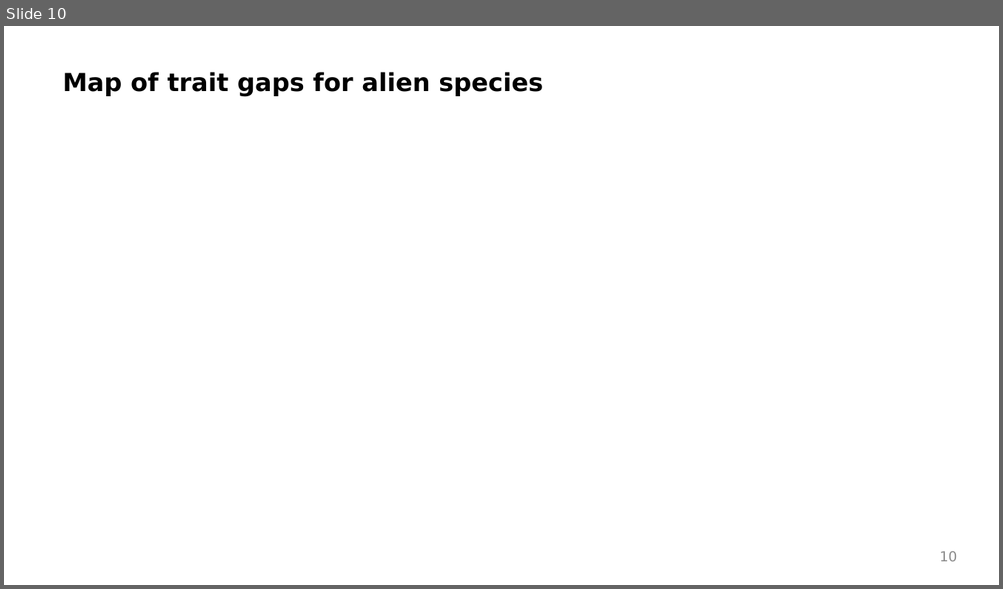
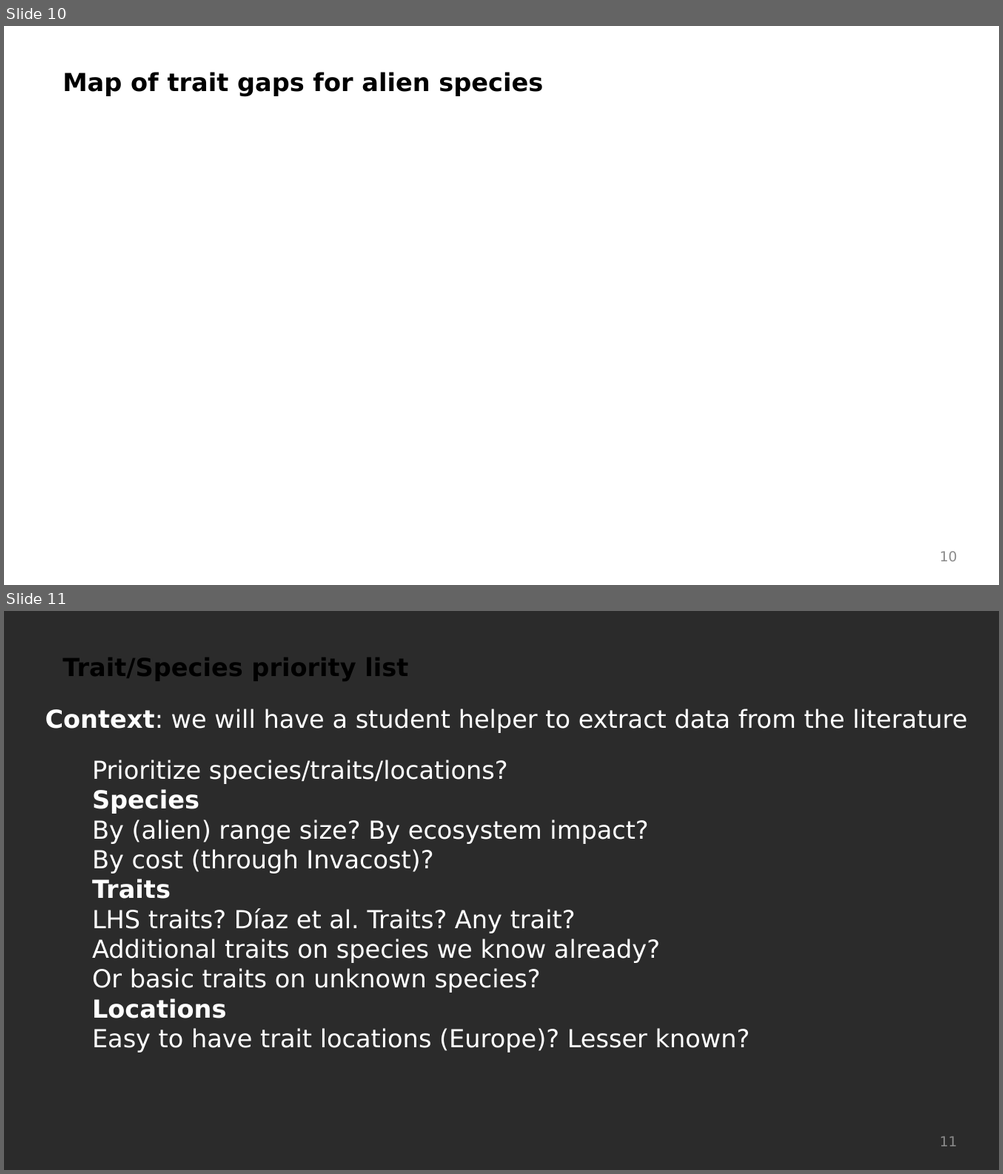
Before and after one commit to Rekyt/alientraitgaps, a slide deck: inst/presentations/202201_aliens_results_summary.odp. Shown one above the other, each under a label of ours: slide 10 before the commit, slides 10 and 11 after it. The pictures are 1003x589 and 1003x1174 pixels, drawn with LibreOffice and Linux fonts; fonts in the diff are those of the drawing; background and template pictures are left out; a plain dark background stands for a picture behind light text. Boxes give left, top, right and bottom in pixels: in the first picture for what was removed or moved away, otherwise in the second. Text is boxed around its words. In the diff, an @@ line names an element or a change of style, - is before the commit and + after.

```diff
--- a/inst/presentations/202201_aliens_results_summary.odp
+++ b/inst/presentations/202201_aliens_results_summary.odp
@@ slide 11 added at <box>4,611,999,1170</box>, background picture (left out) @@
@@ text added at <box>62,658,408,681</box>, 18 pt, text #000000, bold @@
+Trait/Species priority list
@@ text added at <box>45,709,967,733</box>, 18 pt, text #FFFFFF @@
+Context: we will have a student helper to extract data from the literature
@@ text added at <box>92,760,750,1053</box>, 18 pt, text #FFFFFF @@
+Prioritize species/traits/locations?
+Species
+By (alien) range size? By ecosystem impact?
+By cost (through Invacost)?
+Traits
+LHS traits? Díaz et al. Traits? Any trait?
+Additional traits on species we know already?
+Or basic traits on unknown species?
+Locations
+Easy to have trait locations (Europe)? Lesser known?
@@ page number added at <box>939,1136,957,1147</box>, 10 pt, text #8B8B8B @@
+11
```
Also in this commit, not shown: 2 slides changed, 7 other slides added, 7 slides removed, 2 other files.
